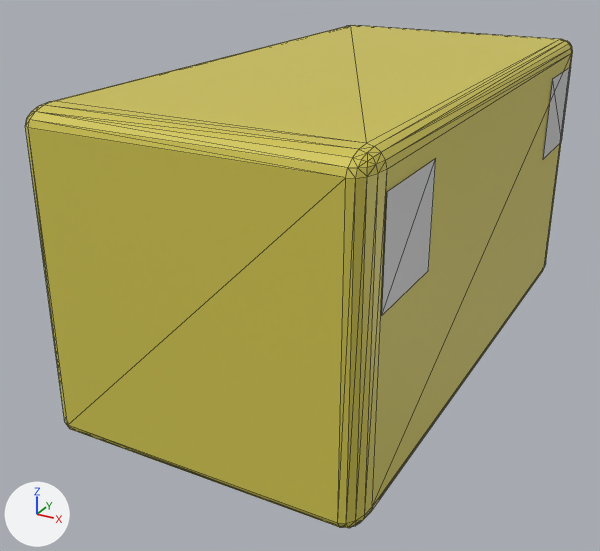
A saved change to the COLLADA model View/Blender/Prozess/Message_Highlight_Hashtag.dae.
One viewpoint serves both versions: a camera (50 mm lens) standing at (1.17, -2.51, 0.96) and looking at (-0.12, -0.17, -0.21). Every picture has the same lights, and +X, +Y and +Z are marked at lower left. Mesh edges are drawn as thin lines. Where no turn or scale is listed for an object, it has been applied to the vertices.
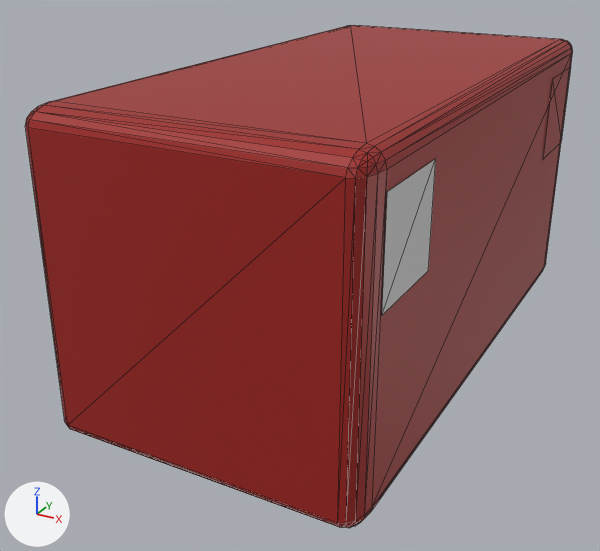
Commit message: highlight red

What changed in the scene script:
```text
Add mat_material_003:
    mat_material_003 = principled_material('Material_003')
    mat_material_003.base_color = (0.348, 0.0152, 0.0116)  # red #9f211c
    mat_material_003.roughness = 0.44
Change me_cube:
    where me_cube.from_pydata(...)  # 152 vertices, 300 faces; spans x -0.5..0.5, y -1.0..1.0, z -0.5..0.5
    remove me_cube.materials.append(mat_material)  # yellow #d1c550
    add me_cube.materials.append(mat_material_003)  # red #9f211c
Change me_plane_003:
    where me_plane_003.from_pydata(...)  # 4 vertices, 2 faces; spans x 0.0, y -0.15..0.15, z -0.15..0.15
    remove me_plane_003.materials.append(mat_material_002)  # light grey #d1d1d1
    add me_plane_003.materials.append(mat_material_003)  # red #9f211c
```

Where the change shows, as pixel boxes (x1, y1, x2, y2) in the pictures (600 x 551 px):
'Cube', recoloured (yellow to red): (25, 25, 573, 528) in both
'Plane_001', recoloured: (543, 67, 571, 159) in both
